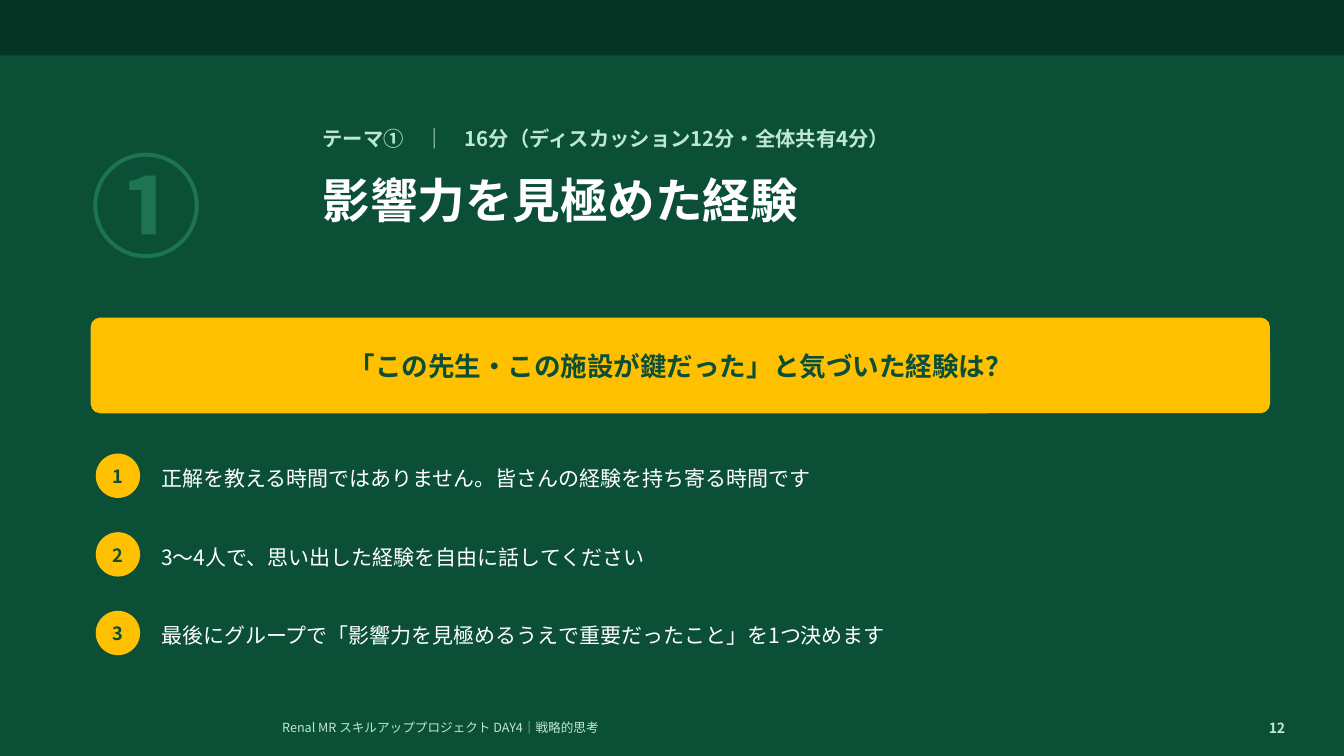
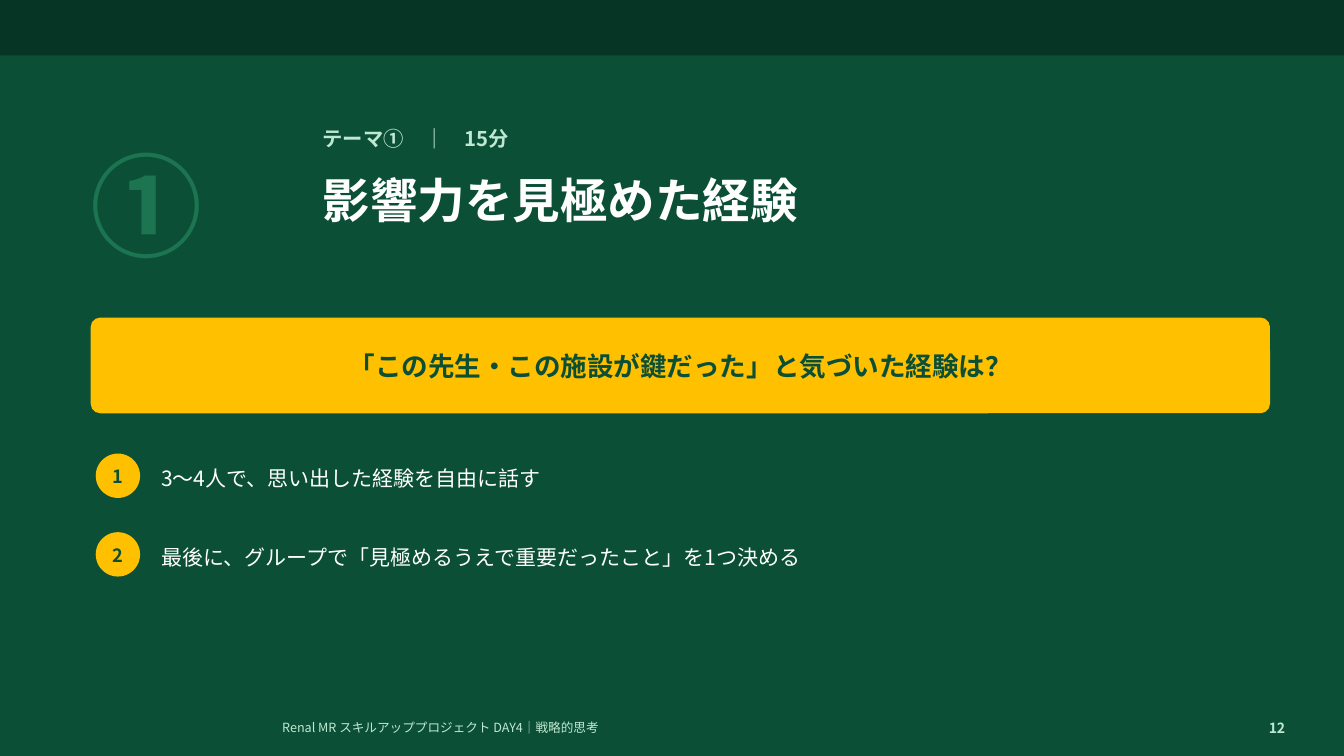
Before and after one commit to TAKUYA-1187/Claude, a slide deck: slide 12 of novartis_training/DAY4_ちょっと分かるだけで世界が変わる.pptx. Drawn at 1344x756 pixels with LibreOffice and Linux fonts; fonts in the diff are those of the drawing; background and template pictures are left out. Boxes give left, top, right and bottom in pixels: in the first picture for what was removed or moved away, otherwise in the second. Text is boxed around its words. In the diff, an @@ line names an element or a change of style, - is before the commit and + after.

```diff
--- a/novartis_training/DAY4_ちょっと分かるだけで世界が変わる.pptx
+++ b/novartis_training/DAY4_ちょっと分かるだけで世界が変わる.pptx
@@ text at bbox=[323, 128, 509, 148]: text changed @@
-テーマ① ｜ 16分（ディスカッション12分・全体共有4分）
+テーマ① ｜ 15分
@@ text at bbox=[161, 468, 540, 488]: text changed @@
-正解を教える時間ではありません。皆さんの経験を持ち寄る時間です
+3〜4人で、思い出した経験を自由に話す
@@ text at bbox=[161, 547, 800, 567]: text changed @@
-3〜4人で、思い出した経験を自由に話してください
+最後に、グループで「見極めるうえで重要だったこと」を1つ決める
@@ ellipse removed at bbox=[96, 611, 140, 655] @@
-3
@@ text removed at bbox=[161, 625, 885, 645] @@
-最後にグループで「影響力を見極めるうえで重要だったこと」を1つ決めます
```
Also in this commit, not shown: 18 other slides changed, 2 other files.
